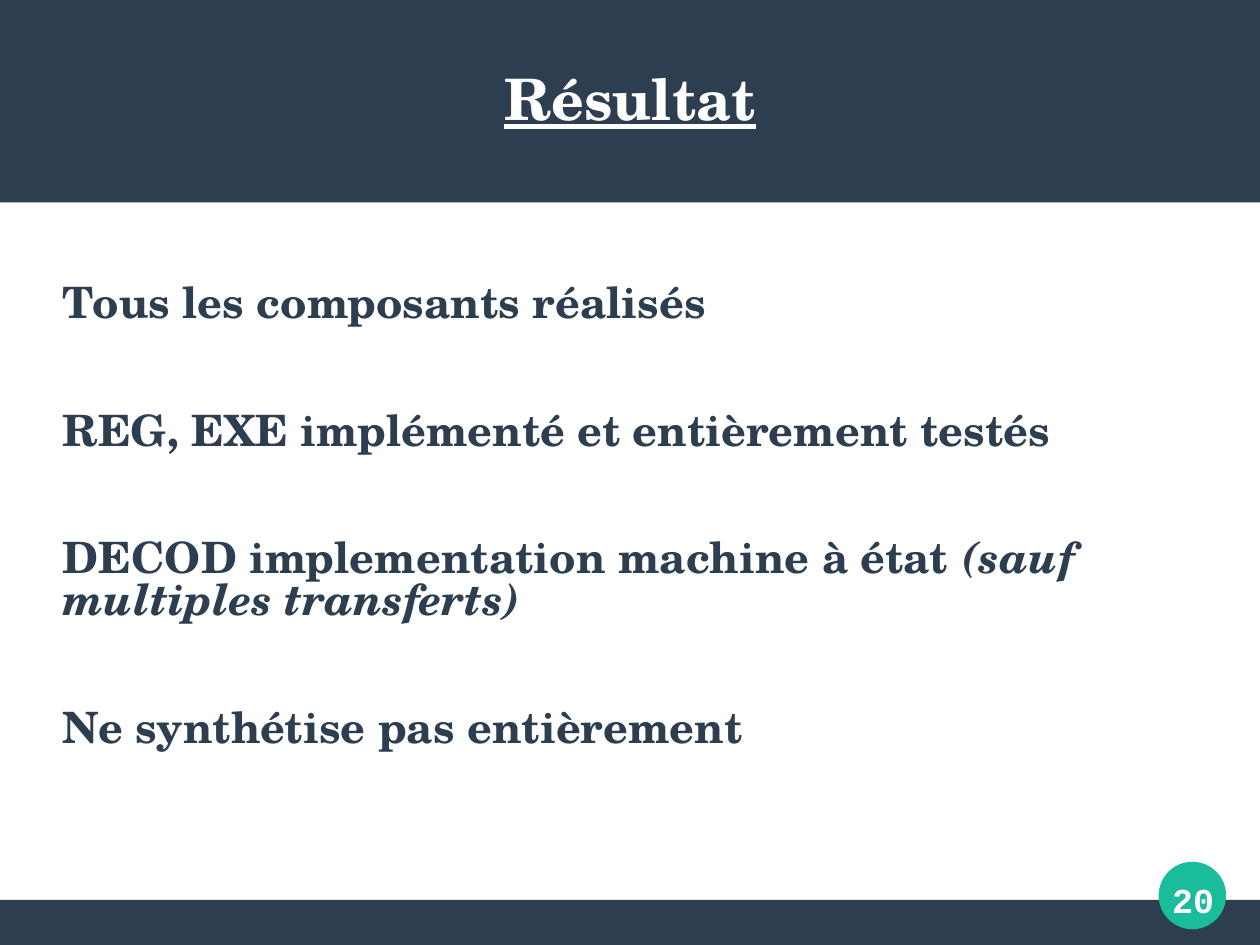
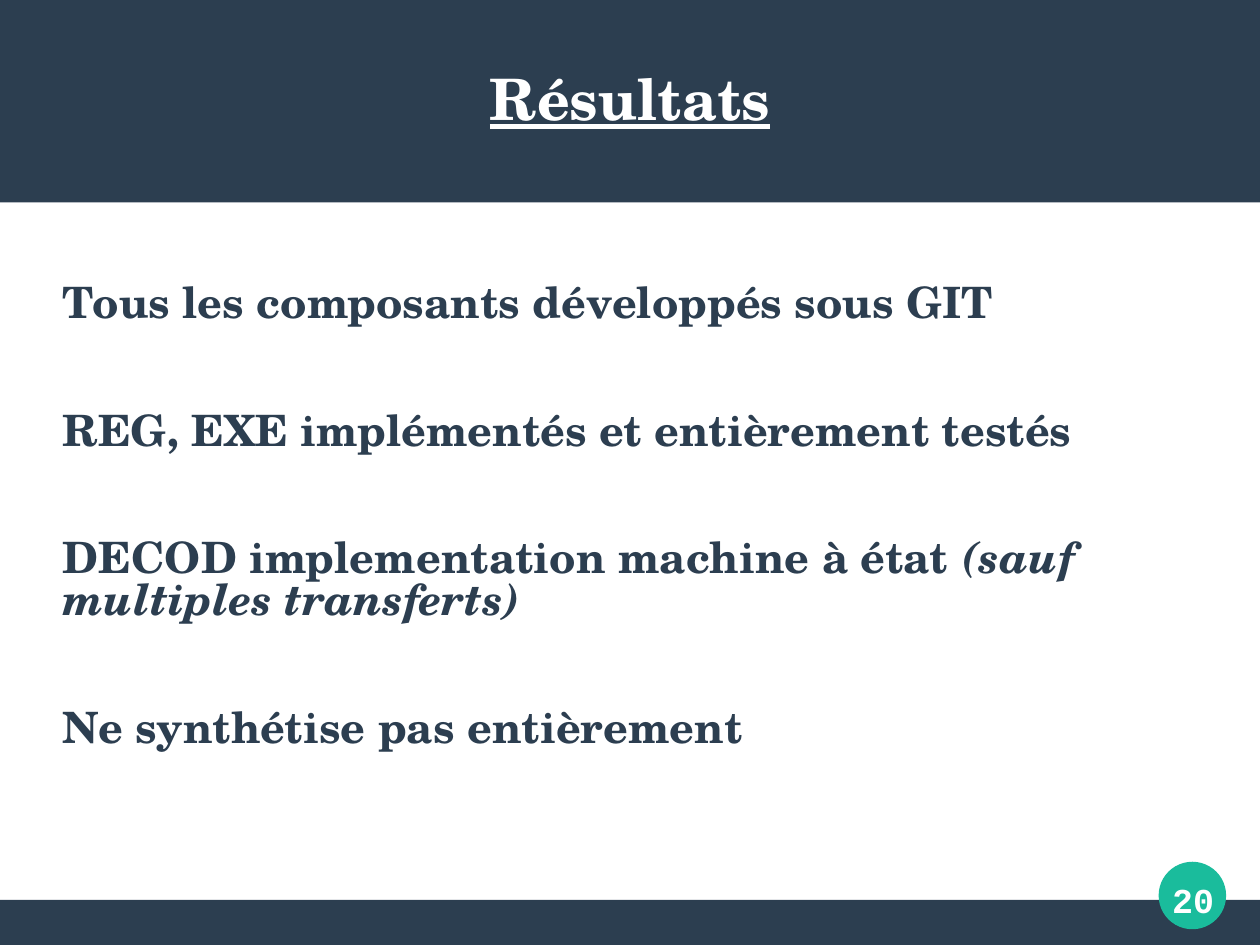
Before and after one commit to maximouth/VHDL, a slide deck: slide 20 of presentation1.odp. Drawn at 1260x945 pixels with LibreOffice and Linux fonts; fonts in the diff are those of the drawing. Boxes give left, top, right and bottom in pixels: in the first picture for what was removed or moved away, otherwise in the second. Text is boxed around its words. In the diff, an @@ line names an element or a change of style, - is before the commit and + after.

Commit message:
final presentation

```diff
--- a/presentation1.odp
+++ b/presentation1.odp
@@ title at box(490, 78, 770, 129): text changed @@
-Résultat
+Résultats
@@ text at box(63, 286, 1072, 455): text changed @@
-Tous les composants réalisés
-REG, EXE implémenté et entièrement testés
+Tous les composants développés sous GIT
+REG, EXE implémentés et entièrement testés
```
Also in this commit, not shown: 3 other slides changed, 1 slide added, 1 slide removed, 5 other files.
